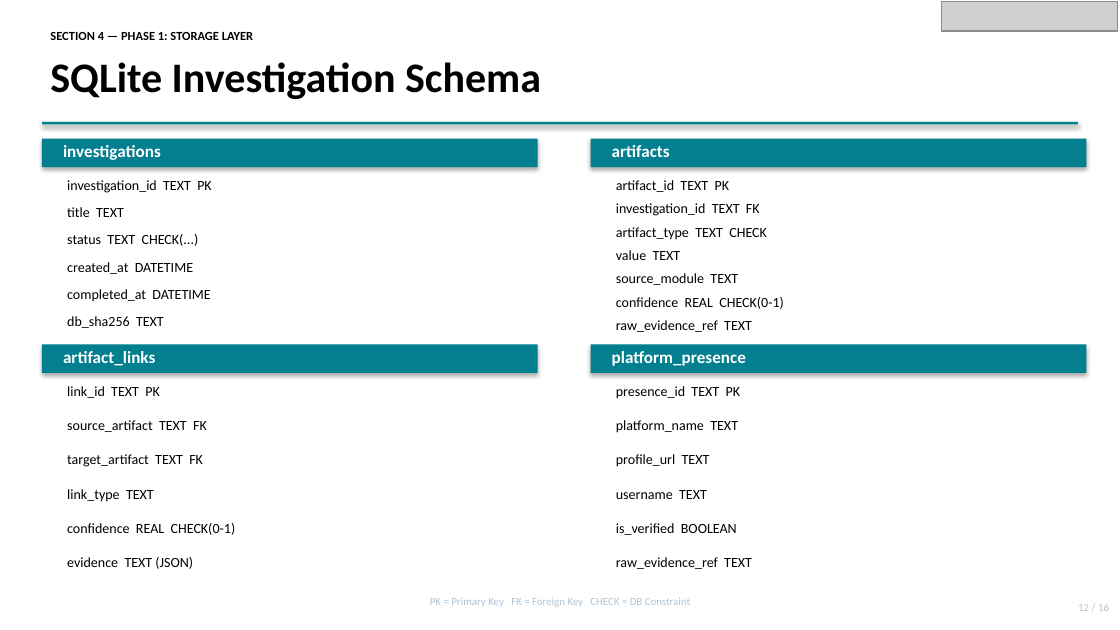
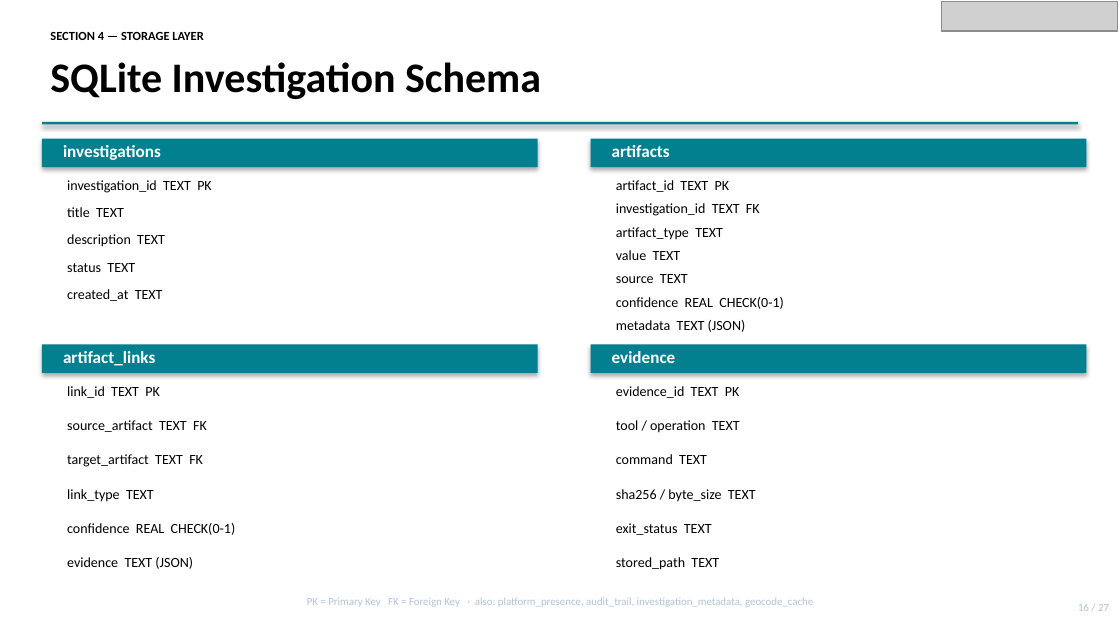
Before and after one commit to dhayarajas/gih, a slide deck: slide 16 of docs/Capstone.pptx. Drawn at 1120x630 pixels with LibreOffice and Linux fonts; fonts in the diff are those of the drawing; grey boxes stand for pictures. Boxes give left, top, right and bottom in pixels: in the first picture for what was removed or moved away, otherwise in the second. Text is boxed around its words. In the diff, an @@ line names an element or a change of style, - is before the commit and + after.

```diff
--- a/docs/Capstone.pptx
+++ b/docs/Capstone.pptx
@@ text at bbox=[50, 32, 203, 40]: text changed @@
-SECTION 4 — PHASE 1: STORAGE LAYER
+SECTION 4 — STORAGE LAYER
@@ text at bbox=[67, 234, 165, 247]: text changed @@
-status TEXT CHECK(...)
+description TEXT
@@ text at bbox=[616, 227, 723, 240]: text changed @@
-artifact_type TEXT CHECK
+artifact_type TEXT
@@ text at bbox=[67, 263, 135, 272]: text changed @@
-created_at DATETIME
+status TEXT
@@ text at bbox=[67, 289, 163, 301]: text changed @@
-completed_at DATETIME
+created_at TEXT
@@ text at bbox=[616, 274, 688, 283]: text changed @@
-source_module TEXT
+source TEXT
@@ text removed at bbox=[67, 316, 164, 328] @@
-db_sha256 TEXT
@@ text at bbox=[616, 320, 746, 332]: text changed @@
-raw_evidence_ref TEXT
+metadata TEXT (JSON)
@@ text at bbox=[612, 351, 676, 363]: text changed @@
-platform_presence
+evidence
@@ text at bbox=[616, 386, 740, 398]: text changed @@
-presence_id TEXT PK
+evidence_id TEXT PK
@@ text at bbox=[616, 420, 740, 433]: text changed @@
-platform_name TEXT
+tool / operation TEXT
@@ text at bbox=[616, 454, 707, 464]: text changed @@
-profile_url TEXT
+command TEXT
@@ text at bbox=[616, 489, 756, 502]: text changed @@
-username TEXT
+sha256 / byte_size TEXT
@@ text at bbox=[616, 523, 712, 535]: text changed @@
-is_verified BOOLEAN
+exit_status TEXT
@@ text at bbox=[616, 557, 719, 570]: text changed @@
-raw_evidence_ref TEXT
+stored_path TEXT
@@ text at bbox=[307, 597, 813, 607]: text changed @@
-PK = Primary Key FK = Foreign Key CHECK = DB Constraint
+PK = Primary Key FK = Foreign Key · also: platform_presence, audit_trail, investigation_metadata, geocode_cache
@@ text at bbox=[1078, 604, 1109, 611]: text changed @@
-12 / 16
+16 / 27
```
Also in this commit, not shown: 19 other slides changed, 7 slides added, 1 other file.
